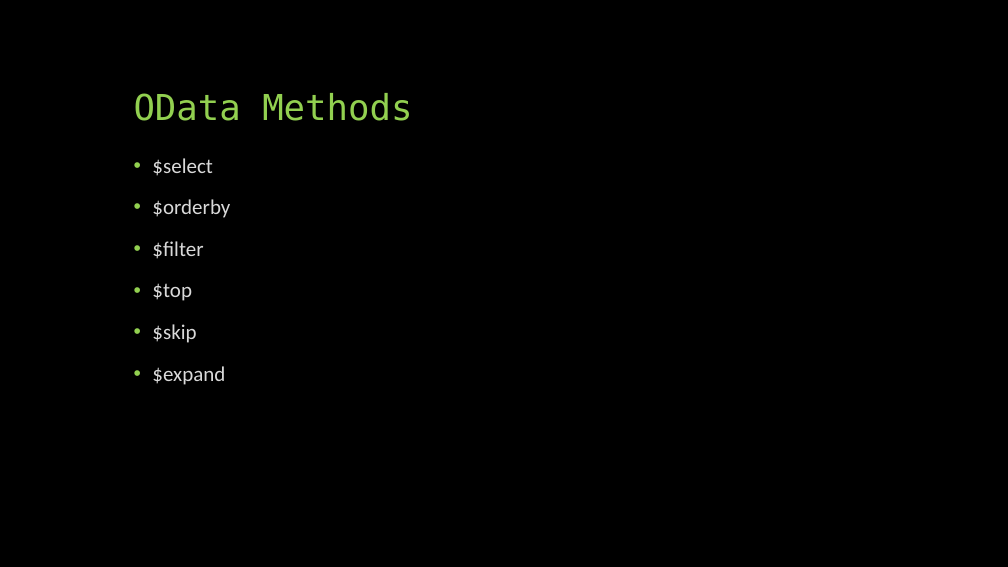
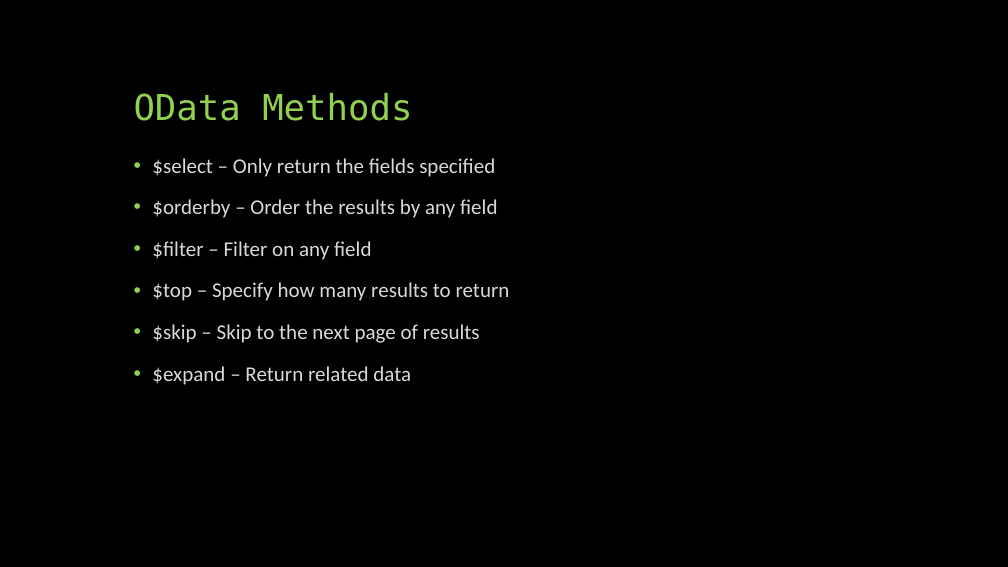
Before and after one commit to jeff-maxwell/mtg-api, a slide deck: slide 4 of Slides.pptx. Drawn at 1008x567 pixels with LibreOffice and Linux fonts; fonts in the diff are those of the drawing. Boxes give left, top, right and bottom in pixels: in the first picture for what was removed or moved away, otherwise in the second. Text is boxed around its words. In the diff, an @@ line names an element or a change of style, - is before the commit and + after.

```diff
--- a/Slides.pptx
+++ b/Slides.pptx
@@ text at <box>152,158,510,385</box>: text changed @@
-• $select
-• $orderby
-• $filter
-• $top
-• $skip
-• $expand
+• $select – Only return the fields specified
+• $orderby – Order the results by any field
+• $filter – Filter on any field
+• $top – Specify how many results to return
+• $skip – Skip to the next page of results
+• $expand – Return related data
```
Also in this commit, not shown: 1 other slide changed, 6 slides added, 1 other file.
